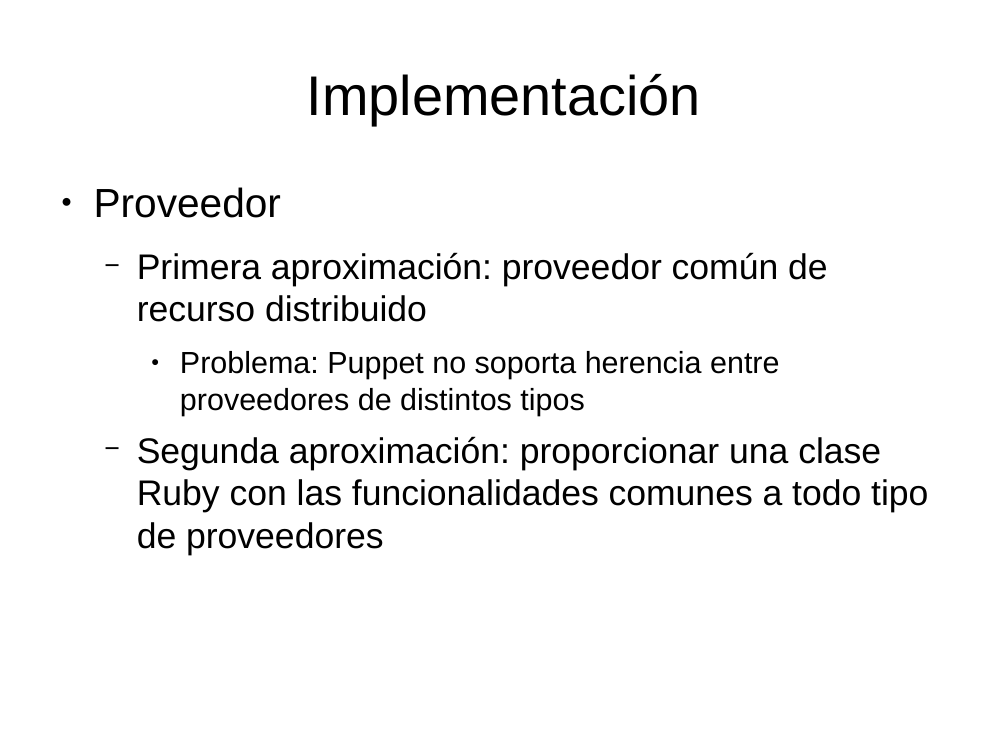
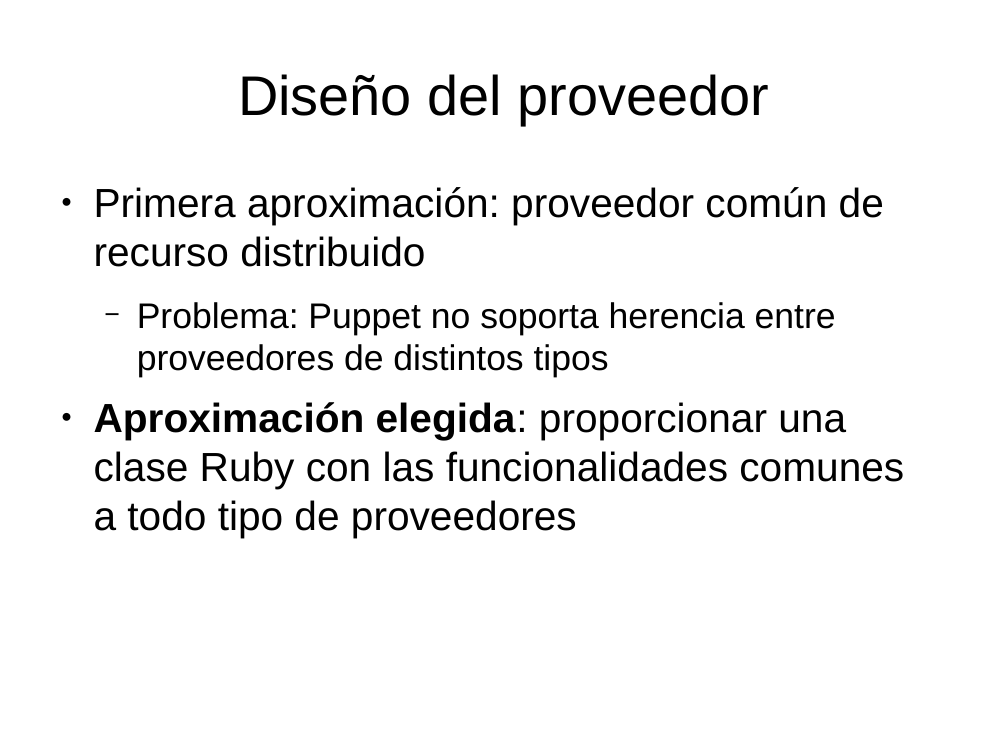
Before and after one commit to dcere/pfc, a slide deck: slide 11 of adm/presentacion/presentacion.odp. Drawn at 1008x756 pixels with LibreOffice and Linux fonts; fonts in the diff are those of the drawing. Boxes give left, top, right and bottom in pixels: in the first picture for what was removed or moved away, otherwise in the second. Text is boxed around its words. In the diff, an @@ line names an element or a change of style, - is before the commit and + after.

```diff
--- a/adm/presentacion/presentacion.odp
+++ b/adm/presentacion/presentacion.odp
@@ title at (238, 74, 769, 125): text changed @@
-Implementación
+Diseño del proveedor
@@ text at (94, 187, 281, 218): paragraph removed @@
-● Proveedor
@@ text at (94, 187, 884, 378): size 28 to 32 pt in "Primera aproximación: proveedor común de recurso distribuido"; size 24 to 28 pt in "Problema: Puppet no soporta herencia entre proveedores ..."; bullet − to ●; list level 2 to 1 in "Primera aproximación: proveedor común de ..."; bullet ● to −; list level 3 to 2 in "Problema: Puppet no soporta herencia ..." @@
@@ text at (94, 402, 904, 538): text changed; size 28 to 32 pt @@
-  − Segunda aproximación: proporcionar una clase Ruby con las funcionalidades comunes a todo tipo de proveedores
+● Aproximación elegida: proporcionar una clase Ruby con las funcionalidades comunes a todo tipo de proveedores
```
Also in this commit, not shown: 11 other slides changed, 1 slide removed, 1 other file.
